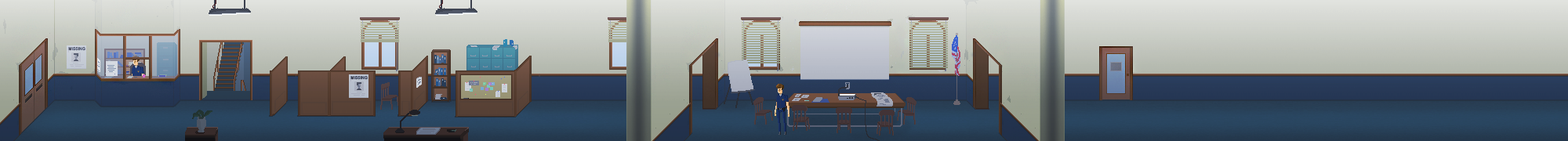
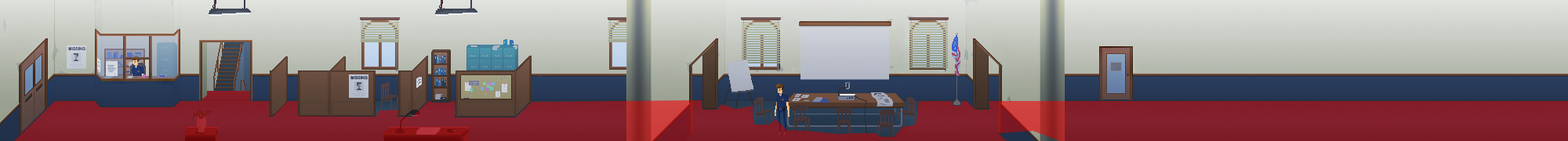
Two versions of the same layered image (1568px x 141px). Layer-by-layer changes:
renamed "tag(nav) navmesh(0,115,2000,180)" to "tag(nav) navmesh()", showed it, painted on it over (14, 90, 1568, 141)
